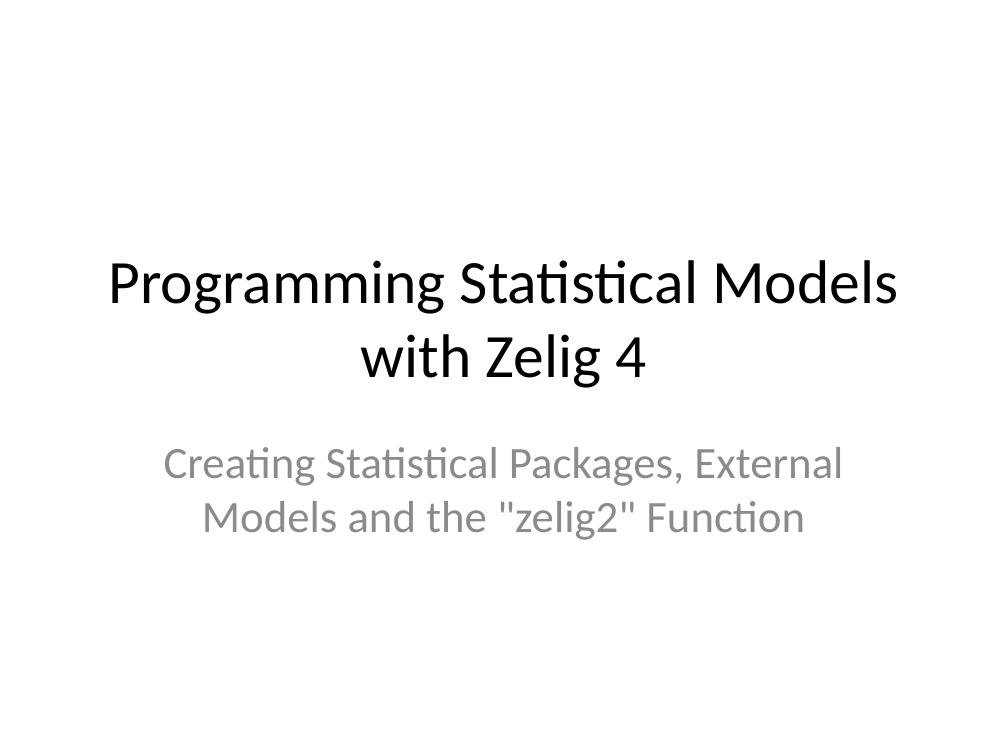
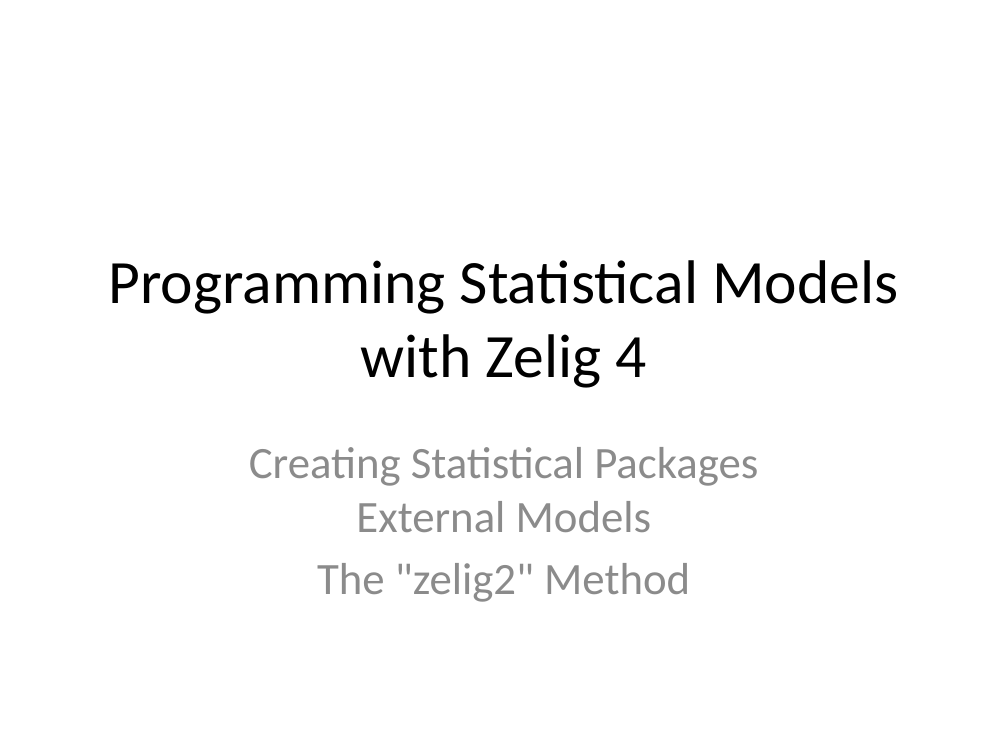
Before and after one commit to IQSS/Zelig4-Documentation, a slide deck: slide 1 of January-Class/Zelig_1_regressions.pptx. Drawn at 1008x756 pixels with LibreOffice and Linux fonts; fonts in the diff are those of the drawing. Boxes give left, top, right and bottom in pixels: in the first picture for what was removed or moved away, otherwise in the second. Text is boxed around its words. In the diff, an @@ line names an element or a change of style, - is before the commit and + after.

```diff
--- a/January-Class/Zelig_1_regressions.pptx
+++ b/January-Class/Zelig_1_regressions.pptx
@@ subtitle at <box>249,447,758,602</box>: text changed @@
-Creating Statistical Packages, External Models and the "zelig2" Function
+Creating Statistical Packages
+External Models
+The "zelig2" Method
```
Also in this commit, not shown: 13 other slides changed, 3 slides added, 1 slide removed, 2 other files.
